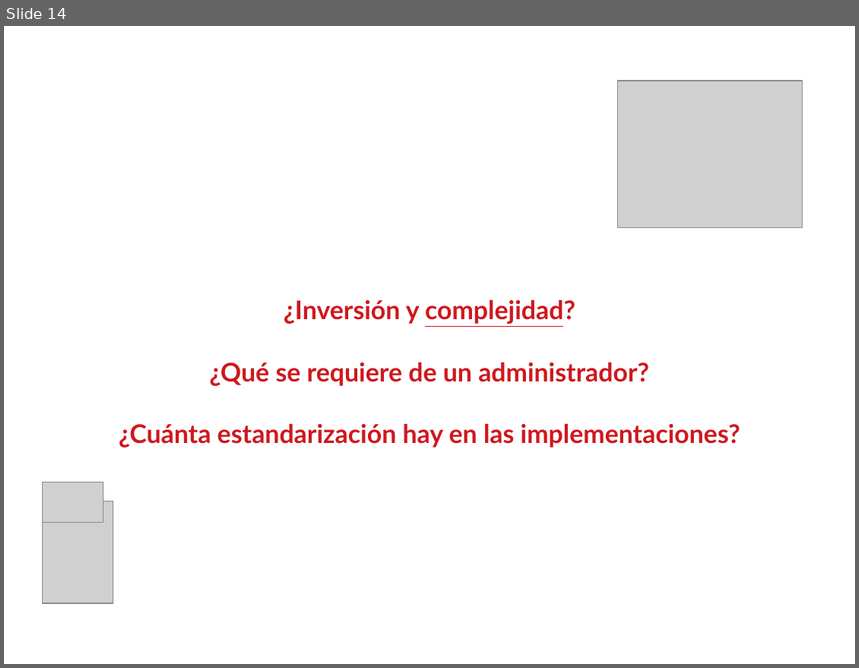
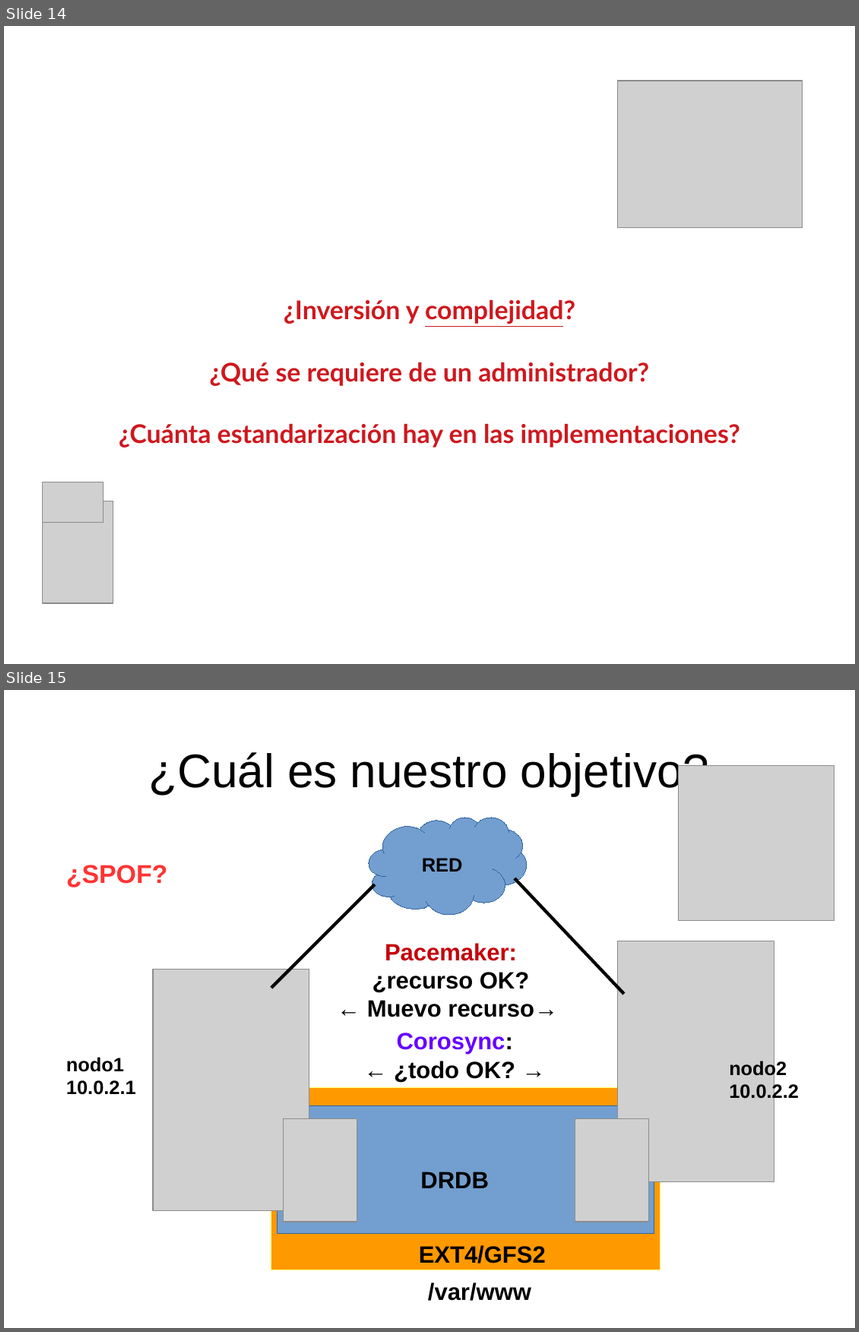
Before and after one commit to niniadcobre/asa, a slide deck: clases/cluster.odp. Shown one above the other, each under a label of ours: slide 14 before the commit, slides 14 and 15 after it. The pictures are 859x668 and 859x1332 pixels, drawn with LibreOffice and Linux fonts; fonts in the diff are those of the drawing; grey boxes stand for pictures. Boxes give left, top, right and bottom in pixels: in the first picture for what was removed or moved away, otherwise in the second. Text is boxed around its words. In the diff, an @@ line names an element or a change of style, - is before the commit and + after.

```diff
--- a/clases/cluster.odp
+++ b/clases/cluster.odp
@@ slide 15 added at <box>4,690,855,1328</box>, background #FFFFFF @@
@@ title added at <box>148,752,709,796</box>, 44 pt, text #000000 @@
+¿Cuál es nuestro objetivo?
@@ picture added at <box>679,766,835,921</box> @@
@@ freeform shape added at <box>369,818,527,915</box>, fill #729FCF, outline #3465A4 0 pt, 18 pt, text #000000, bold @@
+RED
@@ text added at <box>66,865,167,888</box>, 24 pt, text #FF3333, bold @@
+¿SPOF?
@@ line added from (272, 988) to (375, 885), #000000 3 pt @@
@@ line added from (624, 994) to (515, 878), #000000 3 pt @@
@@ text added at <box>367,943,558,1018</box>, 22 pt, text #000000, bold @@
+Pacemaker:
+¿recurso OK?
+← Muevo recurso→
@@ picture added at <box>618,942,774,1182</box> @@
@@ picture added at <box>153,970,309,1211</box> @@
@@ text added at <box>394,1033,515,1083</box>, 22 pt, text #000000, bold @@
+Corosync:
+← ¿todo OK? →
@@ text added at <box>66,1057,136,1095</box>, 18 pt, text #000000, bold @@
+nodo1
+10.0.2.1
@@ text added at <box>729,1060,799,1103</box>, 18 pt, text #000000, bold @@
+nodo2
+10.0.2.2
@@ rectangle added at <box>272,1088,661,1271</box>, fill #FF9900, outline #FFFF66 0 pt @@
@@ rectangle added at <box>278,1106,655,1233</box>, fill #729FCF, outline #3465A4 0 pt @@
@@ picture added at <box>284,1119,357,1222</box> @@
@@ picture added at <box>576,1119,649,1222</box> @@
@@ text added at <box>420,1172,489,1189</box>, 22 pt, text #000000, bold @@
+DRDB
@@ text added at <box>419,1246,546,1264</box>, 22 pt, text #000000, bold @@
+EXT4/GFS2
@@ text added at <box>428,1283,531,1301</box>, 22 pt, text #000000, bold @@
+/var/www
```
Also in this commit, not shown: 6 other slides added.
